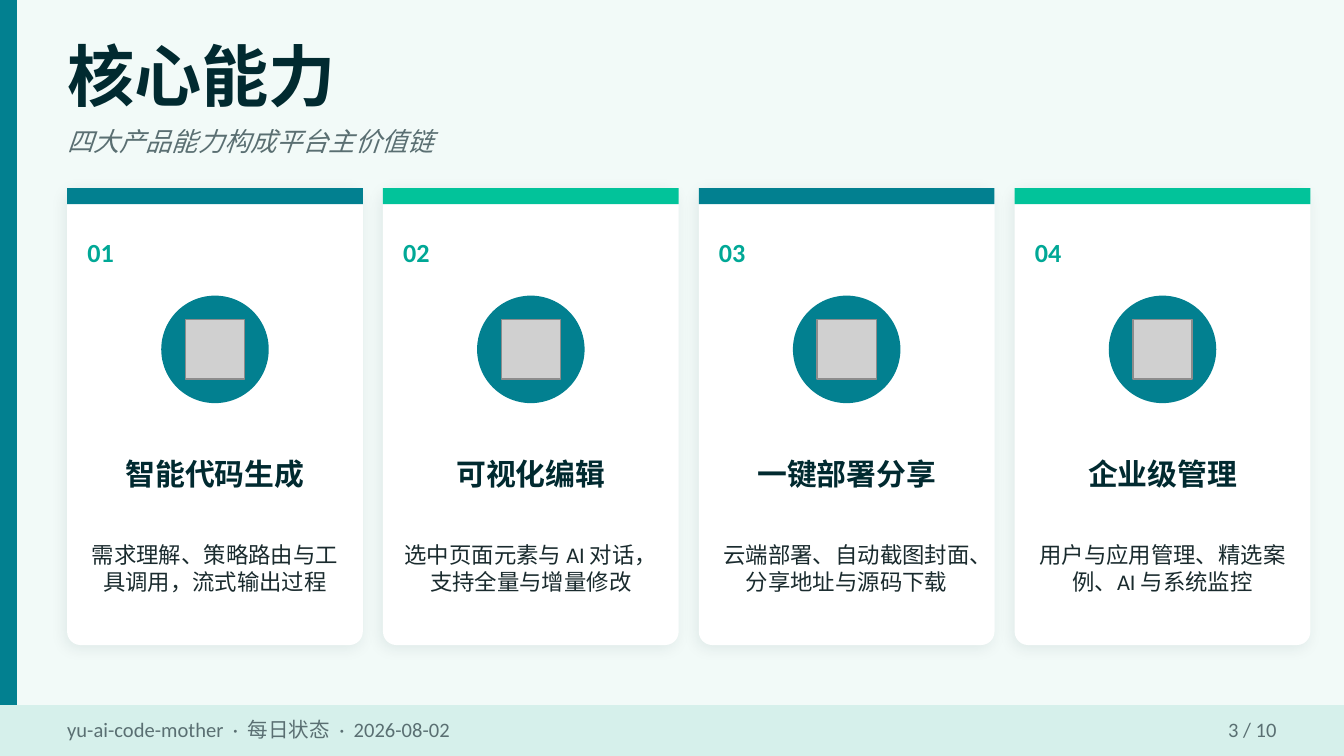
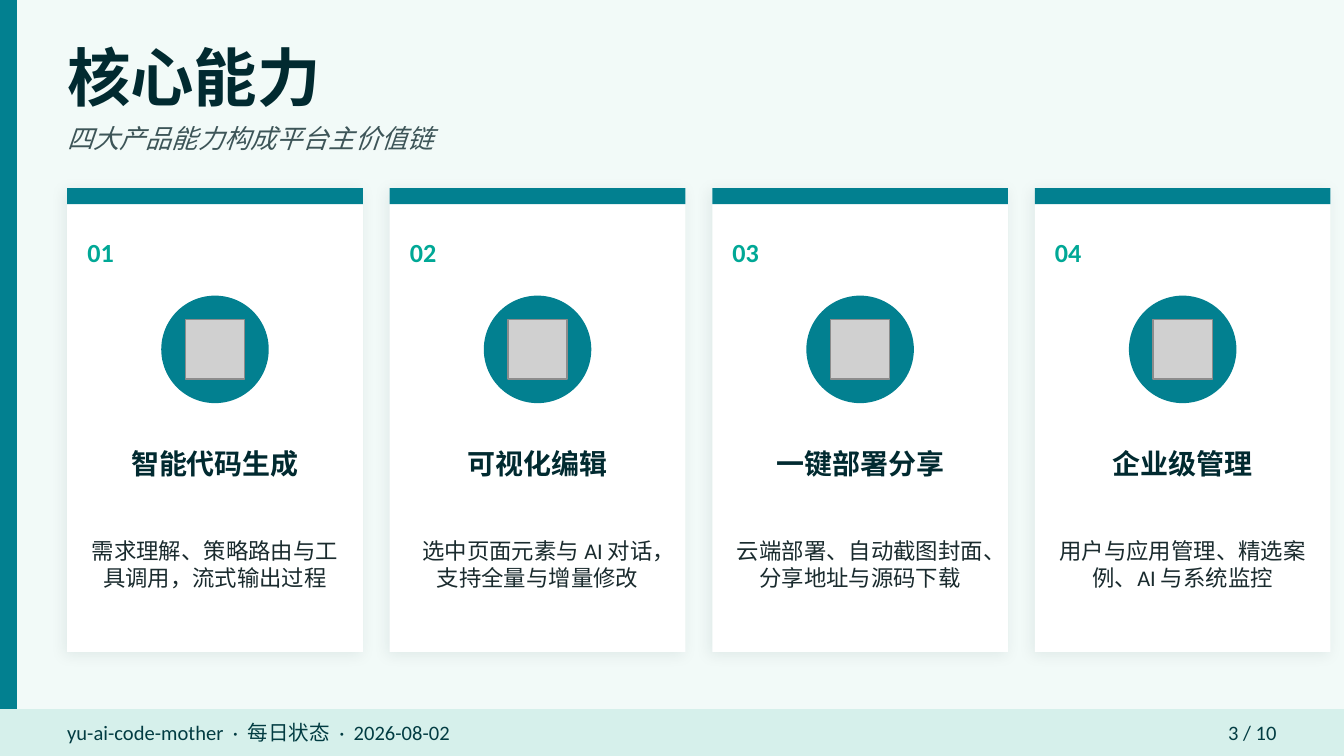
Before and after one commit to liyupi/yu-ai-code-mother, a slide deck: slide 3 of docs/reports/project-status-2026-08-02.pptx. Drawn at 1344x756 pixels with LibreOffice and Linux fonts; fonts in the diff are those of the drawing; grey boxes stand for pictures. Boxes give left, top, right and bottom in pixels: in the first picture for what was removed or moved away, otherwise in the second. Text is boxed around its words. In the diff, an @@ line names an element or a change of style, - is before the commit and + after.

```diff
--- a/docs/reports/project-status-2026-08-02.pptx
+++ b/docs/reports/project-status-2026-08-02.pptx
@@ text "核心能力" at (x1=67, y1=46, x2=321, y2=107): size 36 to 34 pt @@
@@ text "四大产品能力构成平台主价值链" at (x1=67, y1=126, x2=433, y2=150): text colour #5A6F72 to #3D5558 @@
@@ rectangle resized from (x1=67, y1=188, x2=363, y2=645) to (x1=67, y1=188, x2=363, y2=652) @@
@@ 1 picture, 1 text, 1 ellipse, 1 rectangle moved together from (x1=383, y1=188, x2=679, y2=403) to (x1=390, y1=188, x2=685, y2=403) @@
@@ rectangle at (x1=390, y1=188, x2=685, y2=204): fill #02C39A to #028090 @@
@@ rectangle resized from (x1=383, y1=188, x2=679, y2=645) to (x1=390, y1=188, x2=685, y2=652) @@
@@ rectangle resized from (x1=699, y1=188, x2=995, y2=645) to (x1=712, y1=188, x2=1008, y2=652) @@
@@ 1 picture, 1 text, 1 ellipse, 1 rectangle moved together from (x1=1015, y1=188, x2=1310, y2=403) to (x1=1035, y1=188, x2=1331, y2=403) @@
@@ rectangle at (x1=1035, y1=188, x2=1331, y2=204): fill #02C39A to #028090 @@
@@ rounded rectangle to rectangle in 4 elements at (x1=67, y1=188, x2=363, y2=652), (x1=390, y1=188, x2=685, y2=652), (x1=712, y1=188, x2=1008, y2=652), (x1=1035, y1=188, x2=1331, y2=652) @@
@@ rectangle resized from (x1=1015, y1=188, x2=1310, y2=645) to (x1=1035, y1=188, x2=1331, y2=652) @@
@@ 1 picture, 1 text, 1 rectangle, 1 ellipse moved together from (x1=699, y1=188, x2=995, y2=403) to (x1=712, y1=188, x2=1008, y2=403) @@
@@ text "智能代码生成" moved from (x1=126, y1=459, x2=305, y2=488) to (x1=131, y1=450, x2=299, y2=477) @@
@@ text "可视化编辑" moved from (x1=456, y1=459, x2=605, y2=488) to (x1=468, y1=450, x2=608, y2=477) @@
@@ text "一键部署分享" moved from (x1=757, y1=459, x2=936, y2=488) to (x1=776, y1=450, x2=944, y2=477) @@
@@ size 16 to 15 pt in 4 elements at (x1=131, y1=450, x2=299, y2=477), (x1=468, y1=450, x2=608, y2=477), (x1=776, y1=450, x2=944, y2=477), (x1=1113, y1=450, x2=1253, y2=477) @@
@@ text "企业级管理" moved from (x1=1088, y1=459, x2=1237, y2=488) to (x1=1113, y1=450, x2=1253, y2=477) @@
@@ text "需求理解、策略路由与工具调用，流式输出过程" moved from (x1=92, y1=544, x2=338, y2=592) to (x1=92, y1=540, x2=338, y2=588) @@
@@ text "选中页面元素与 AI 对话，支持全量与增量修改" moved from (x1=405, y1=544, x2=657, y2=592) to (x1=422, y1=540, x2=675, y2=588) @@
@@ text "云端部署、自动截图封面、分享地址与源码下载" moved from (x1=723, y1=544, x2=991, y2=592) to (x1=737, y1=540, x2=1005, y2=588) @@
@@ text "用户与应用管理、精选案例、AI 与系统监控" moved from (x1=1039, y1=544, x2=1285, y2=592) to (x1=1059, y1=540, x2=1305, y2=588) @@
@@ rectangle resized from (x1=0, y1=706, x2=1344, y2=756) to (x1=0, y1=710, x2=1344, y2=755) @@
@@ text "yu-ai-code-mother · 每日状态 · 2026-08-02" at (x1=67, y1=722, x2=450, y2=744): text colour #5A6F72 to #023C42 @@
@@ text "3 / 10" at (x1=1228, y1=726, x2=1277, y2=740): text colour #5A6F72 to #023C42 @@
```
Also in this commit, not shown: 9 other slides changed.
